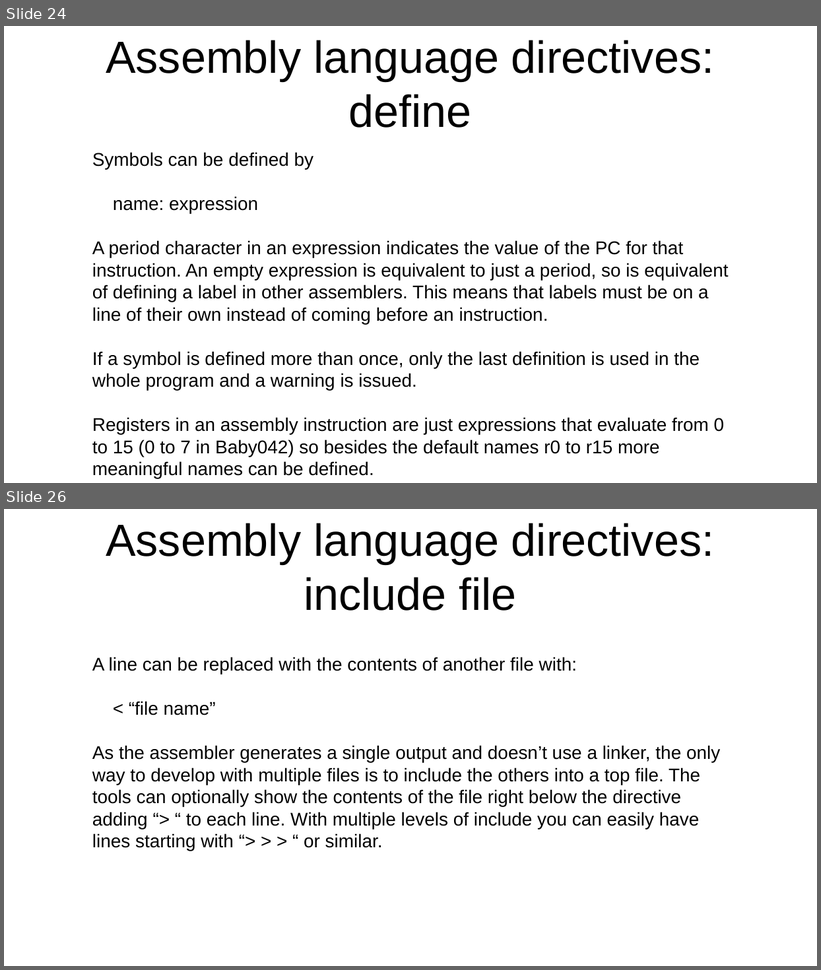
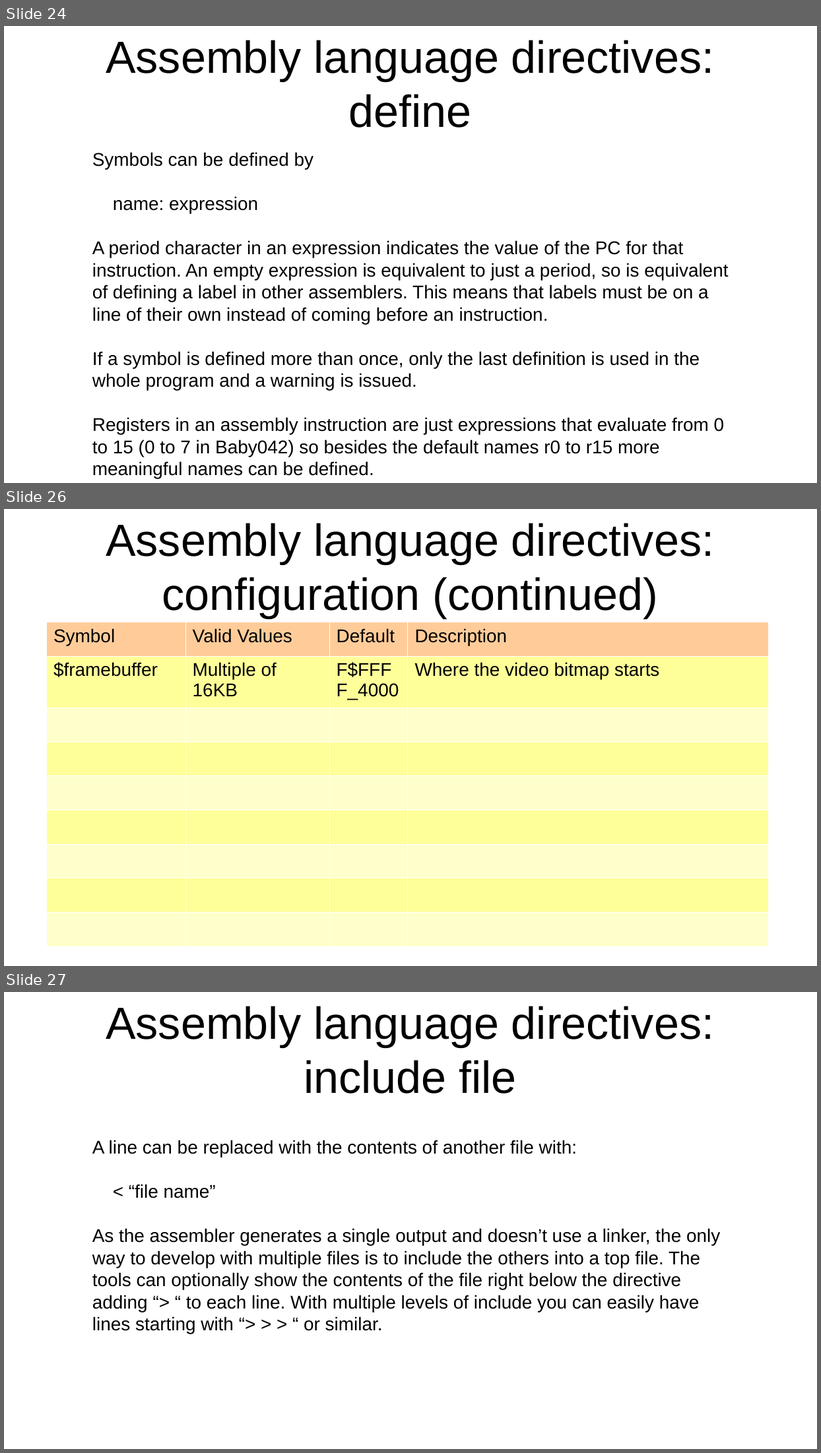
Before and after one commit to jeceljr/baby42, a slide deck: doc/baby42_slides.odp. Shown one above the other, each under a label of ours: slides 24 and 26 before the commit, slides 24, 26 and 27 after it; the slides between them are not shown. The pictures are 821x970 and 821x1453 pixels, drawn with LibreOffice and Linux fonts; fonts in the diff are those of the drawing. Boxes give left, top, right and bottom in pixels: in the first picture for what was removed or moved away, otherwise in the second. Text is boxed around its words. In the diff, an @@ line names an element or a change of style, - is before the commit and + after.

```diff
--- a/doc/baby42_slides.odp
+++ b/doc/baby42_slides.odp
@@ slide 26 added at bbox=[4, 509, 817, 966], background #FFFFFF @@
@@ title added at bbox=[106, 523, 714, 619], 44 pt, text #000000 @@
+Assembly language directives:
+configuration (continued)
@@ table added at bbox=[46, 622, 768, 943], 9 rows, 4 columns @@
+Symbol | Valid Values | Default | Description
+$framebuffer | Multiple of 16KB | F$FFFF_4000 | Where the video bitmap starts
+ |  |  | 
+ |  |  | 
+ |  |  | 
+ |  |  | 
+ |  |  | 
+ |  |  | 
+ |  |  | 
@@ what was slide 26 is now slide 27 @@
```
Also in this commit, not shown: 8 slides changed, 1 other slide added, 1 slide removed, 1 other file.
